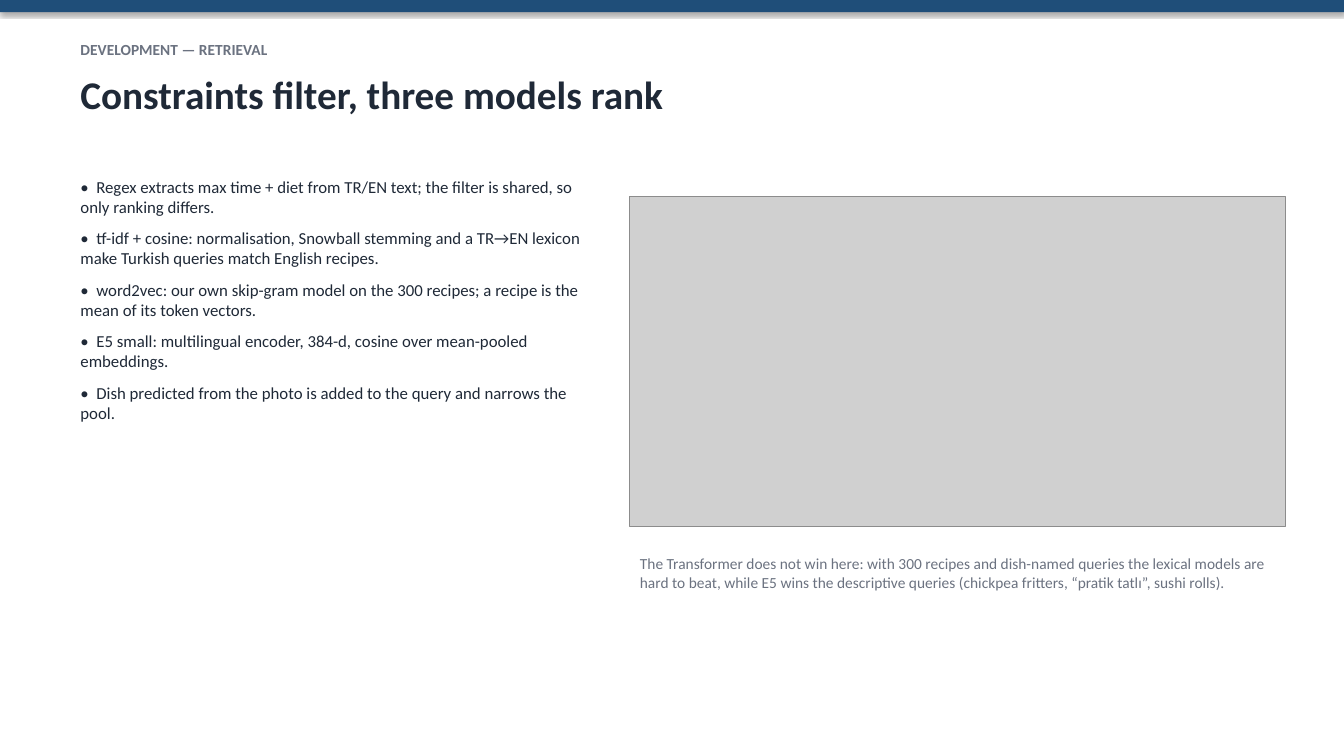
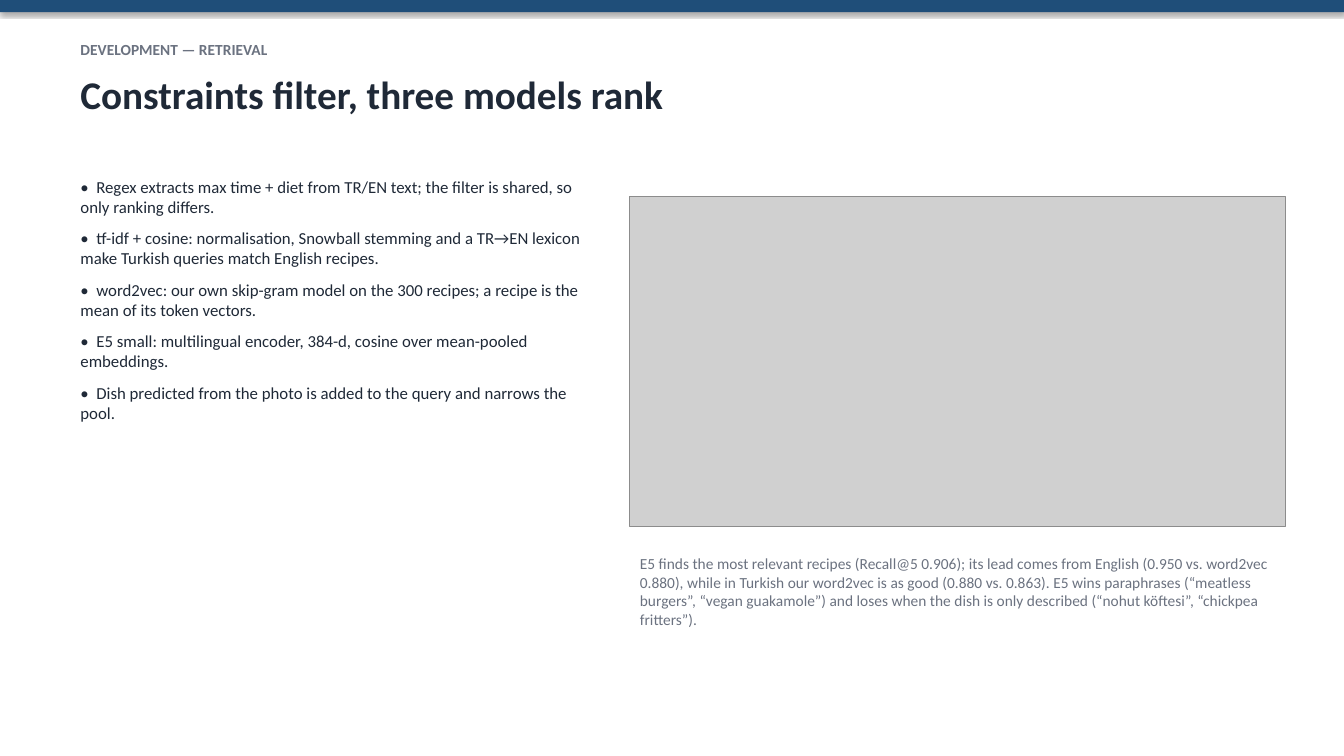
Before and after one commit to mehmeteminakkaya/swe015-food-recipe-finder, a slide deck: slide 8 of docs/slides.pptx. Drawn at 1344x756 pixels with LibreOffice and Linux fonts; fonts in the diff are those of the drawing; grey boxes stand for pictures. Boxes give left, top, right and bottom in pixels: in the first picture for what was removed or moved away, otherwise in the second. Text is boxed around its words. In the diff, an @@ line names an element or a change of style, - is before the commit and + after.

```diff
--- a/docs/slides.pptx
+++ b/docs/slides.pptx
@@ text at (640, 558, 1267, 627): text changed @@
-The Transformer does not win here: with 300 recipes and dish-named queries the lexical models are hard to beat, while E5 wins the descriptive queries (chickpea fritters, “pratik tatlı”, sushi rolls).
+E5 finds the most relevant recipes (Recall@5 0.906); its lead comes from English (0.950 vs. word2vec 0.880), while in Turkish our word2vec is as good (0.880 vs. 0.863). E5 wins paraphrases (“meatless burgers”, “vegan guakamole”) and loses when the dish is only described (“nohut köftesi”, “chickpea fritters”).
```
Also in this commit, not shown: 8 other slides changed, 23 other files.
